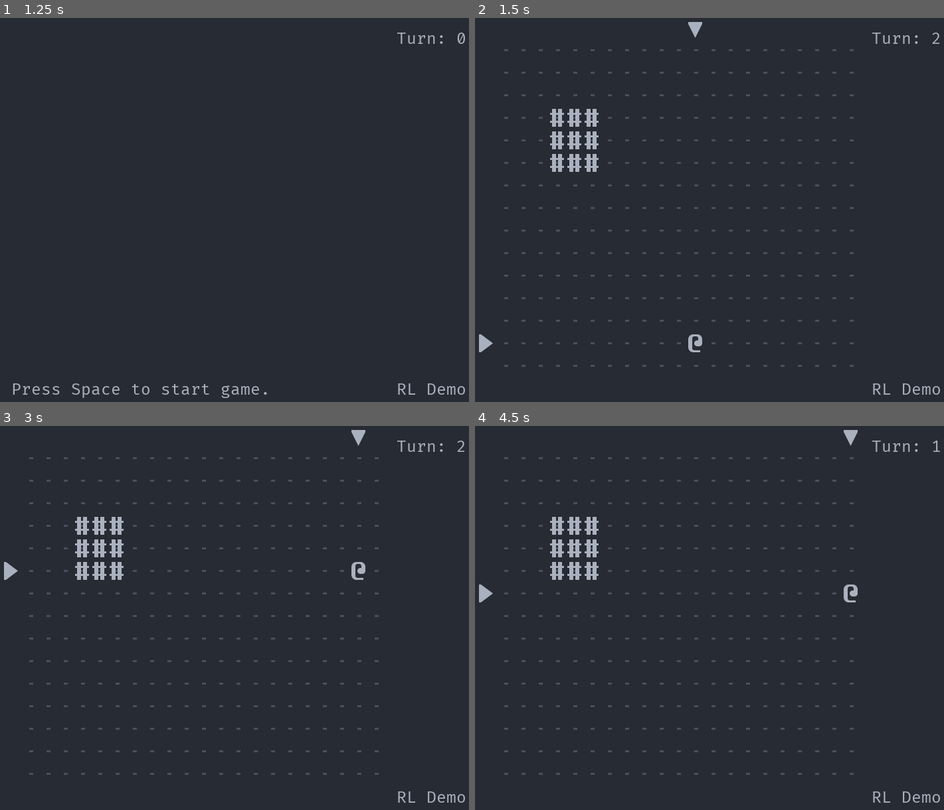
Above: before the commit, frames 1-4 (two rows, left to right).
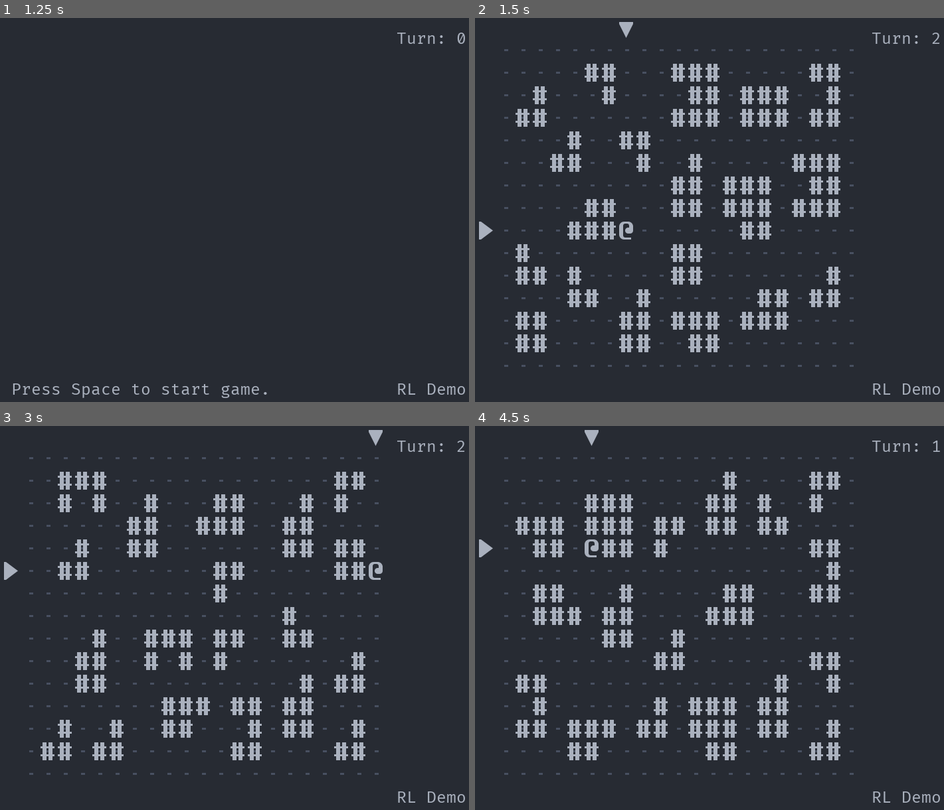
Above: after the commit, the same moments.

Repository: Bozar/OneMoreLevel
Game: Godot game, scene res://scene/main/MainScene.tscn
Same seed, same stepped clock (60 frames per second), same inputs: the game is played once before the commit and once after it.
Inputs:
- Up to frame 1 (1.25 s): tap Space (init_world) at 0.5, 0.6 s; hold Right (move_right) from 0.53 s (still down)
- Up to frame 2 (1.5 s): tap Space (init_world) at 1.25 s; release Right (move_right) at 1.28 s; hold Down (move_down) from 1.28 s (still down); tap . (wait) at 1.35 s
- Up to frame 3 (3 s): tap Enter at 2 s; release Down (move_down) at 2.03 s; hold Right (move_right) 2.03-2.78 s; tap Space (init_world) at 2.1, 2.75 s; hold Up (move_up) from 2.78 s (still down); tap . (wait) at 2.85 s
- Up to frame 4 (4.5 s): tap Enter at 3.5 s; release Up (move_up) at 3.53 s; hold Left (move_left) from 3.53 s (still down); tap Space (init_world) at 3.6, 4.25 s; tap . (wait) at 4.35 s

Frame 1 is identical in both runs. In frame 2, 8.9% of the frame differs, in the area x 0-78%, y 1-88%; in frame 3, 7.7%; in frame 4, 8.2%.

Commit message:
Generate walls for Silent Knight Hall.

Diff:
--- a/library/init/InitKnight.gd
+++ b/library/init/InitKnight.gd
@@ -28,13 +28,51 @@
 
 
 func _init_wall() -> void:
-	var min_x: int = 3
-	var max_x: int = 6
-	var min_y: int = 3
-	var max_y: int = 6
+	var max_retry: int = 10000
 
-	for x in range(min_x, max_x):
-		for y in range(min_y, max_y):
+	for _i in range(max_retry):
+		_create_solid_wall()
+
+
+func _create_solid_wall() -> void:
+	var start_x: int = _ref_RandomNumber.get_int(0, _new_DungeonSize.MAX_X)
+	var start_y: int = _ref_RandomNumber.get_int(0, _new_DungeonSize.MAX_Y)
+	var max_x: int
+	var max_y: int
+
+	# The actual border length is from 2 to 3.
+	var min_size: int = 4
+	var max_size: int = 6
+	var width: int = _ref_RandomNumber.get_int(min_size, max_size)
+	var height: int = _ref_RandomNumber.get_int(min_size, max_size)
+
+	var is_not_digged: bool = true
+	var is_border: bool
+
+	# Verify the starting point and size.
+	for x in range(start_x, start_x + width):
+		for y in range(start_y, start_y + height):
+			if (not _new_DungeonSize.is_inside_dungeon(x, y)) \
+					or _is_occupied(x, y):
+				return
+
+	# Shrink the wall block in four directions by 1 grid.
+	start_x += 1
+	start_y += 1
+	max_x = start_x + width - 2
+	max_y = start_y + height - 2
+
+	for x in range(start_x, max_x):
+		for y in range(start_y, max_y):
+			# Every wall block might lose one grid.
+			is_border = (x == start_x) or (x == max_x - 1) \
+					or (y == start_y) or (y == max_y - 1)
+			if is_not_digged and is_border \
+					and (_ref_RandomNumber.get_int(0, 3) == 0):
+				is_not_digged = false
+				continue
+
+			# Add wall blocks to blueprint and set dungeon board.
 			_add_to_blueprint(Wall,
 					_new_MainGroupName.BUILDING, _new_SubGroupName.WALL,
 					x, y)
